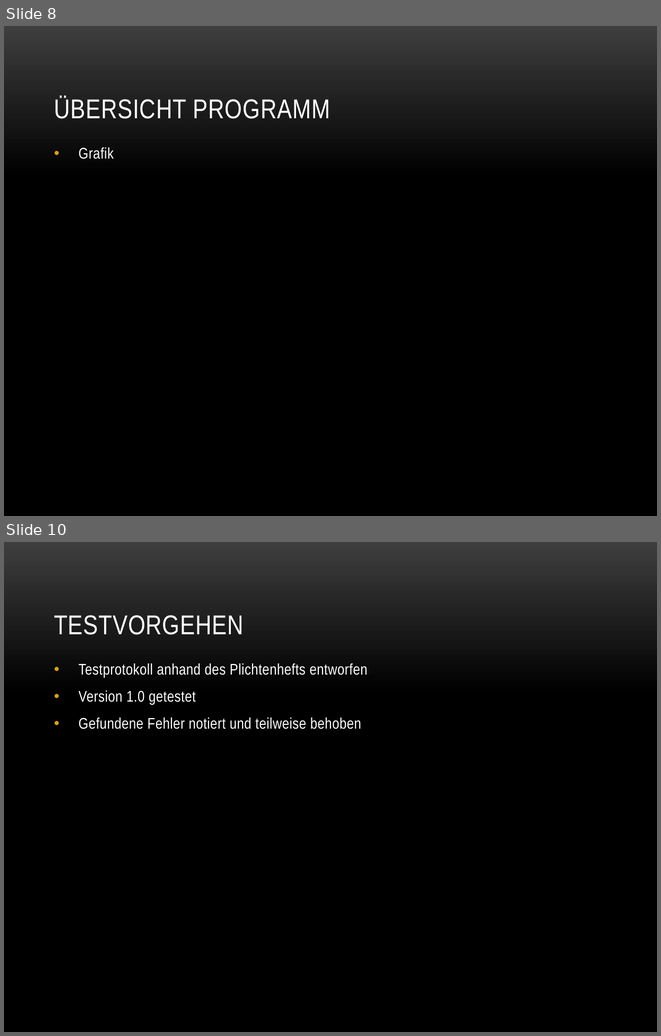
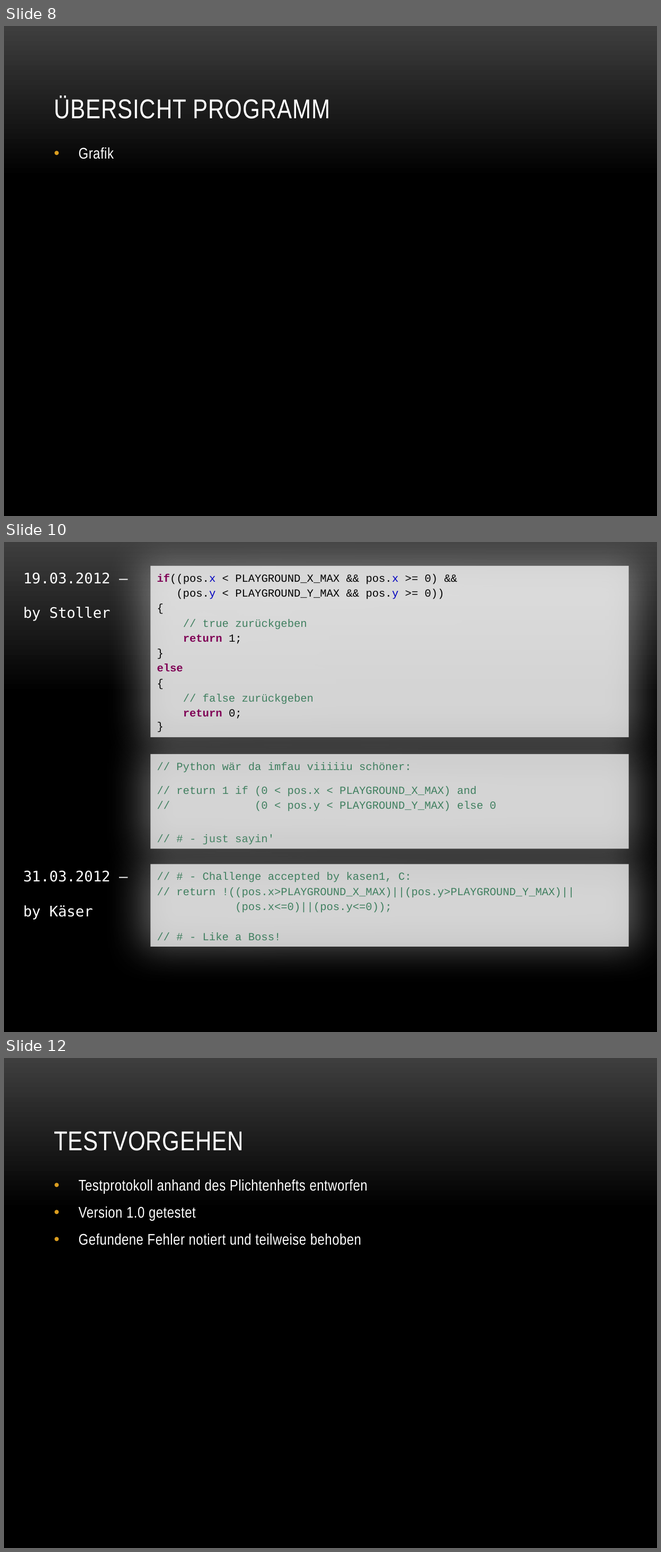
Before and after one commit to stocyr/LaserChess, a slide deck: docs/LaserChess.pptx. Shown one above the other, each under a label of ours: slides 8 and 10 before the commit, slides 8, 10 and 12 after it; the slides between them are not shown. The pictures are 661x1036 and 661x1552 pixels, drawn with LibreOffice and Linux fonts; fonts in the diff are those of the drawing; background and template pictures are left out. Boxes give left, top, right and bottom in pixels: in the first picture for what was removed or moved away, otherwise in the second. Text is boxed around its words. In the diff, an @@ line names an element or a change of style, - is before the commit and + after.

Commit message:
added fun page on PPT

```diff
--- a/docs/LaserChess.pptx
+++ b/docs/LaserChess.pptx
@@ slide 10 added at (x1=4, y1=542, x2=657, y2=1032), background picture (left out) @@
@@ text added at (x1=23, y1=572, x2=111, y2=621), 16 pt, text #FFFFFF @@
+19.03.2012 –
+by Stoller
@@ rectangle added at (x1=150, y1=565, x2=628, y2=737), fill #FFFFFF at 74% opacity, 12 pt, text #000000 @@
+if((pos.x < PLAYGROUND_X_MAX && pos.x >= 0) &&
+(pos.y < PLAYGROUND_Y_MAX && pos.y >= 0))
+{
+// true zurückgeben
+return 1;
+}
+else
+{
+// false zurückgeben
+return 0;
+}
@@ rectangle added at (x1=150, y1=754, x2=628, y2=849), fill #FFFFFF at 74% opacity, 12 pt, text #3F7F5F @@
+// Python wär da imfau viiiiiu schöner:
+// return 1 if (0 < pos.x < PLAYGROUND_X_MAX) and
+// (0 < pos.y < PLAYGROUND_Y_MAX) else 0
+// # - just sayin'
@@ text added at (x1=23, y1=870, x2=110, y2=919), 16 pt, text #FFFFFF @@
+31.03.2012 –
+by Käser
@@ rectangle added at (x1=150, y1=864, x2=628, y2=946), fill #FFFFFF at 74% opacity, 12 pt, text #3F7F5F @@
+// # - Challenge accepted by kasen1, C:
+// return !((pos.x>PLAYGROUND_X_MAX)||(pos.y>PLAYGROUND_Y_MAX)||
+(pos.x<=0)||(pos.y<=0));
+// # - Like a Boss!
@@ what was slide 10 is now slide 12 @@
```
Also in this commit, not shown: 2 other slides added, 1 slide removed.
